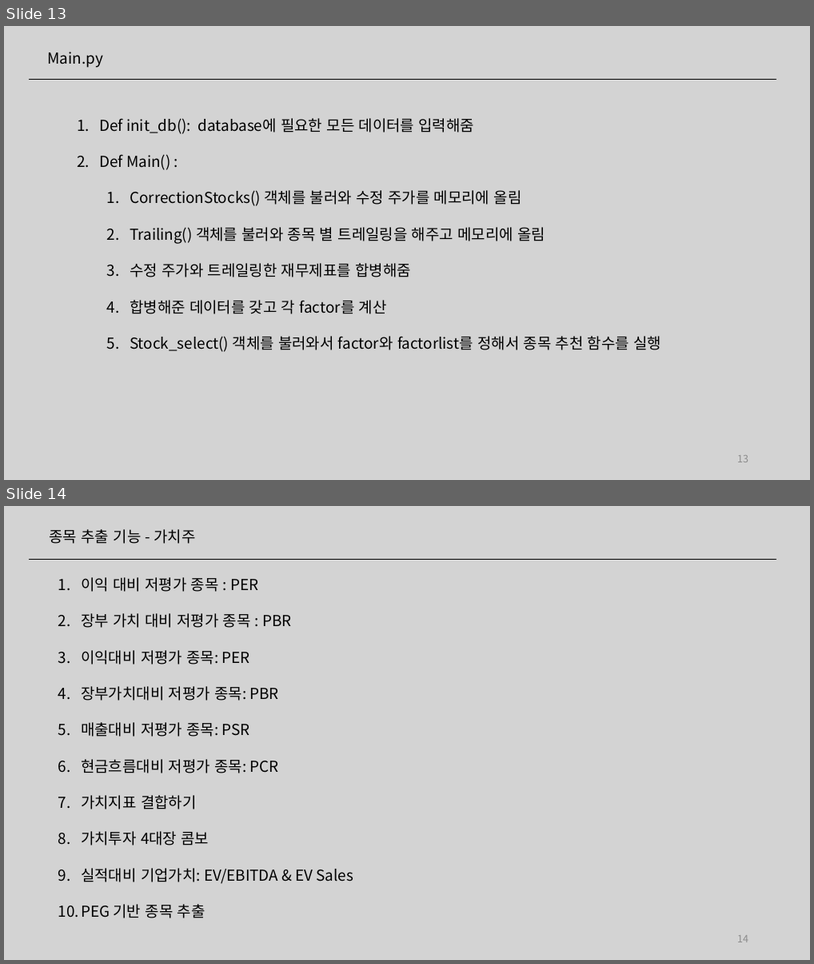
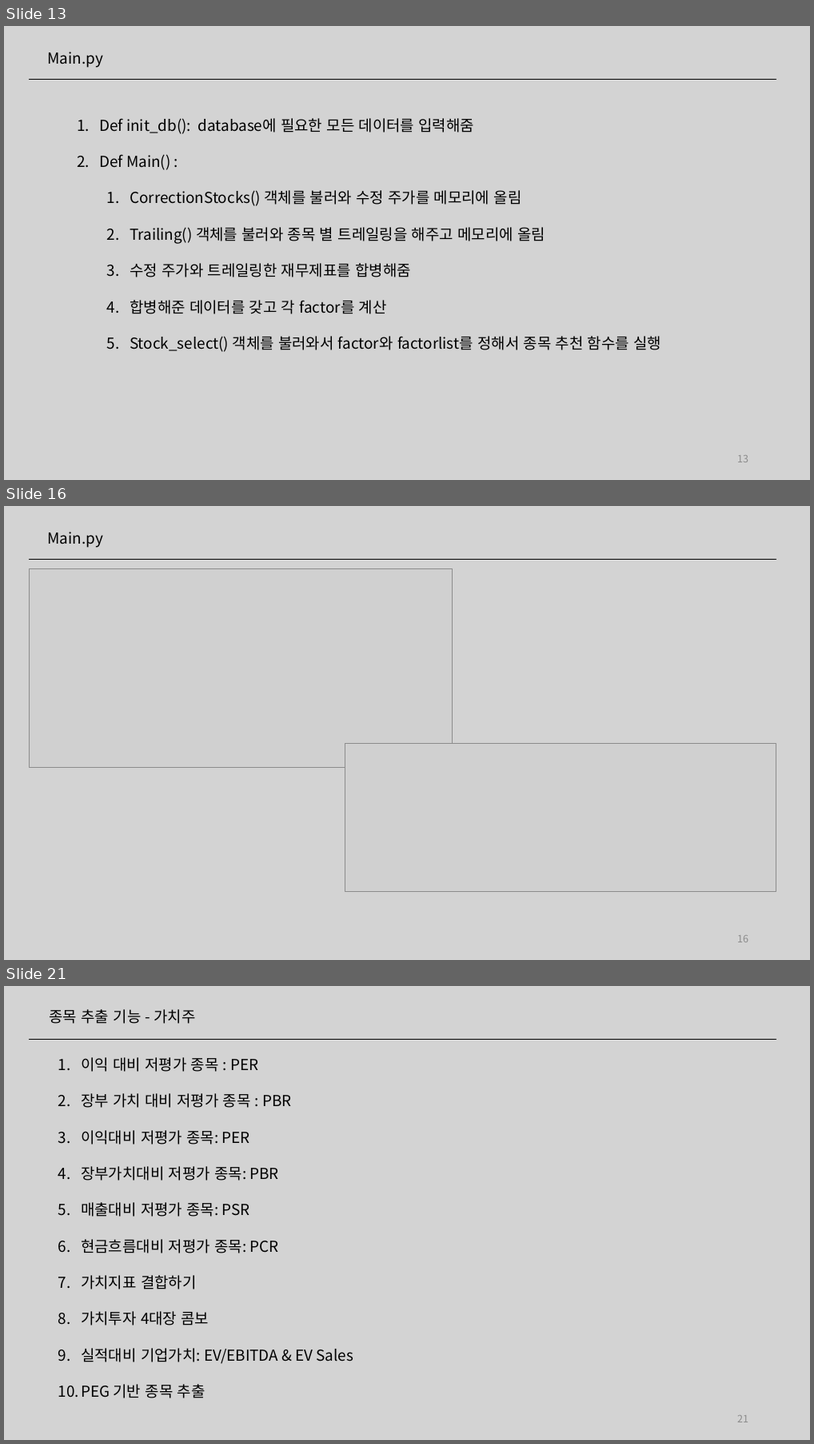
Before and after one commit to ddiyoung/find_value_stocks, a slide deck: 20011656_우지훈.pptx. Shown one above the other, each under a label of ours: slides 13 and 14 before the commit, slides 13, 16 and 21 after it; the slides between them are not shown. The pictures are 814x964 and 814x1444 pixels, drawn with LibreOffice and Linux fonts; fonts in the diff are those of the drawing; grey boxes stand for pictures. Boxes give left, top, right and bottom in pixels: in the first picture for what was removed or moved away, otherwise in the second. Text is boxed around its words. In the diff, an @@ line names an element or a change of style, - is before the commit and + after.

Commit message:
change ppt

```diff
--- a/20011656_우지훈.pptx
+++ b/20011656_우지훈.pptx
@@ slide 16 added at [4,506,810,960], background #D3D3D3 @@
@@ text added at [48,532,103,548], 18 pt, text #000000 @@
+Main.py
@@ line added from (30, 560) to (777, 560), #000000 0.5 pt @@
@@ picture added at [30,568,453,768] @@
@@ picture added at [345,743,777,892] @@
@@ page number added at [738,935,749,942], 12 pt, text #8C8C8C @@
+16
@@ what was slide 14 is now slide 21 @@
@@ page number at [738,1415,749,1422]: text changed @@
-14
+21
```
Also in this commit, not shown: 6 other slides added.
